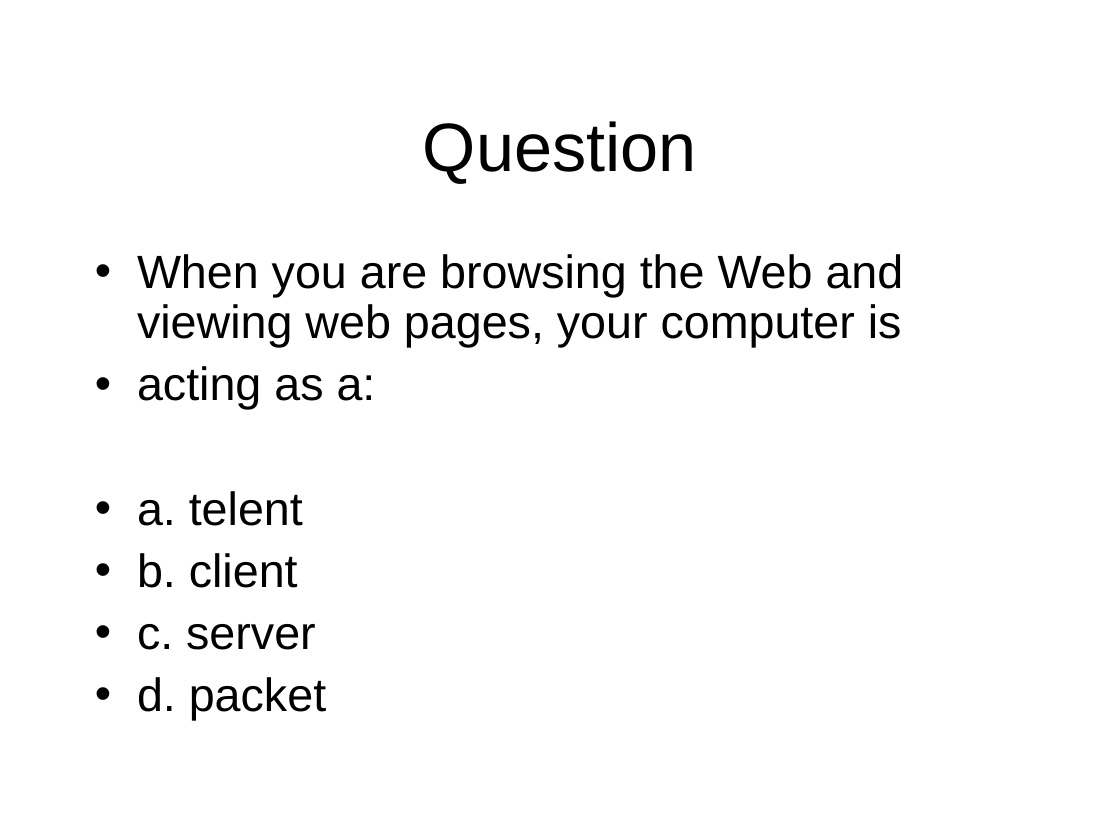
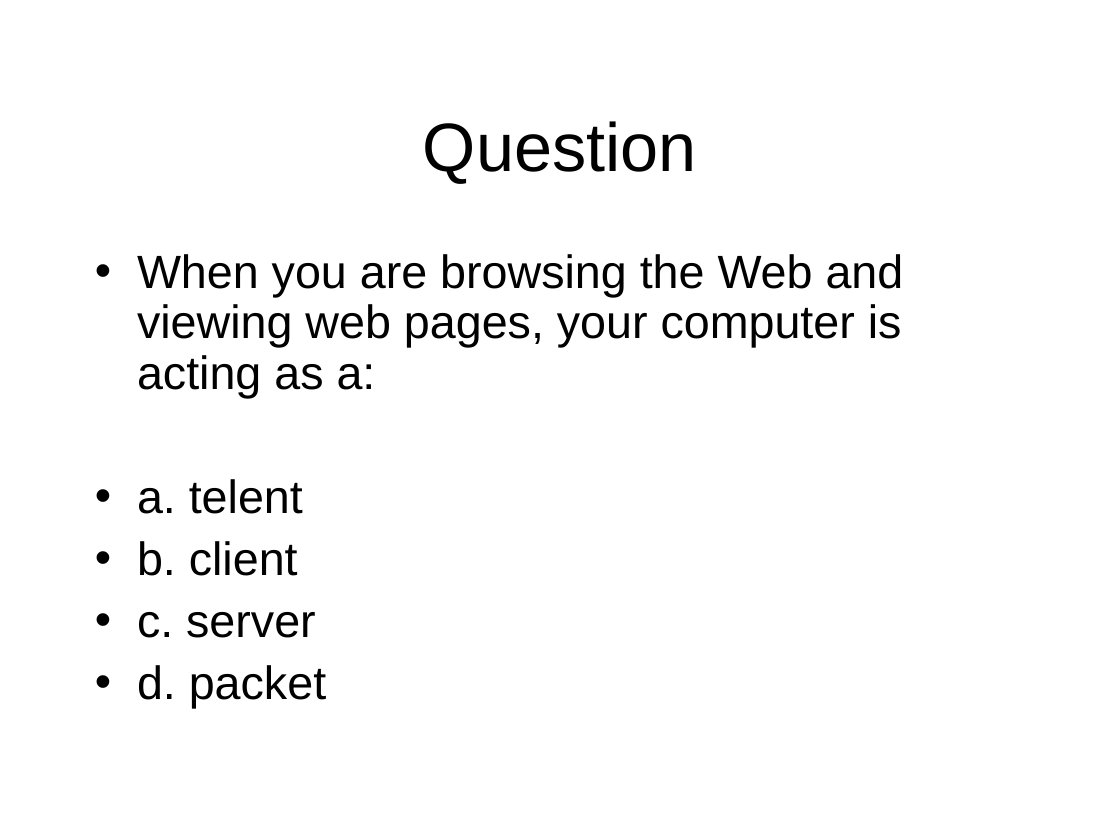
Before and after one commit to octaviordz/zjnu2017.github.io, a slide deck: slide 42 of WAD/lectures/020--HTML.Fundamentals.ppt. Drawn at 1120x840 pixels with LibreOffice and Linux fonts; fonts in the diff are those of the drawing. Boxes give left, top, right and bottom in pixels: in the first picture for what was removed or moved away, otherwise in the second. Text is boxed around its words. In the diff, an @@ line names an element or a change of style, - is before the commit and + after.

```diff
--- a/WAD/lectures/020--HTML.Fundamentals.ppt
+++ b/WAD/lectures/020--HTML.Fundamentals.ppt
@@ text at box(137, 254, 904, 398): text changed @@
-• When you are browsing the Web and viewing web pages, your computer is
-• acting as a:
+• When you are browsing the Web and viewing web pages, your computer is acting as a:
```
Also in this commit, not shown: 2 other slides changed, 7 other files.
